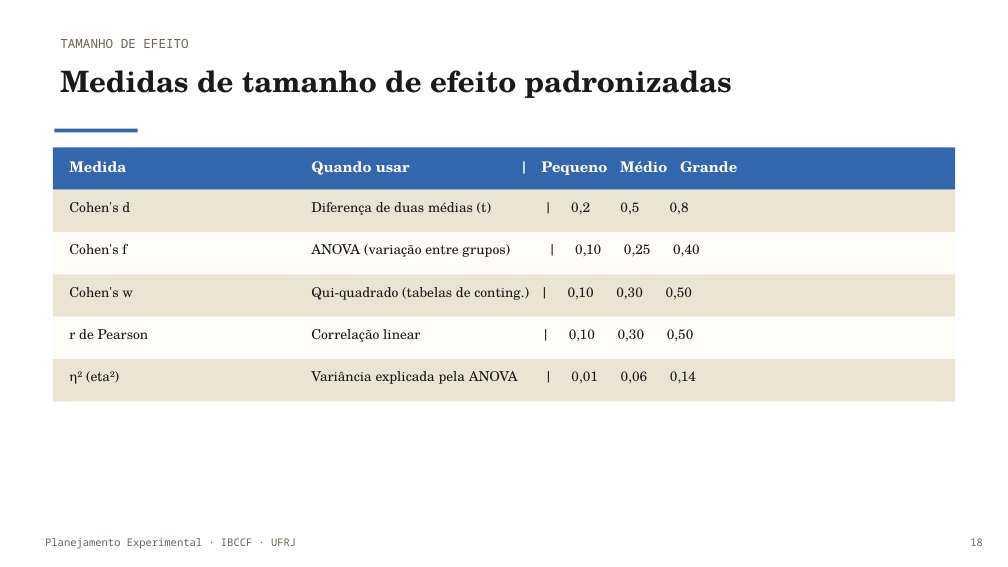
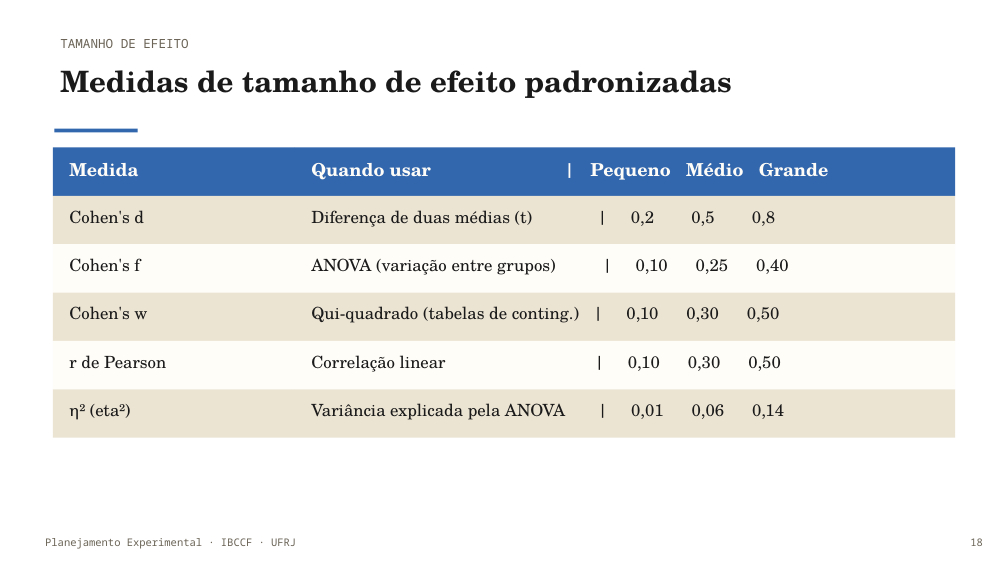
Before and after one commit to monteirotorres/biostat, a slide deck: slide 19 of planejamento_experimental_slides.pptx. Drawn at 1008x567 pixels with LibreOffice and Linux fonts; fonts in the diff are those of the drawing; background and template pictures are left out. Boxes give left, top, right and bottom in pixels: in the first picture for what was removed or moved away, otherwise in the second. Text is boxed around its words. In the diff, an @@ line names an element or a change of style, - is before the commit and + after.

```diff
--- a/planejamento_experimental_slides.pptx
+++ b/planejamento_experimental_slides.pptx
@@ rectangle resized from (x1=53, y1=147, x2=295, y2=190) to (x1=53, y1=147, x2=295, y2=196) @@
@@ rectangle resized from (x1=295, y1=147, x2=955, y2=190) to (x1=295, y1=147, x2=955, y2=196) @@
@@ text "Medida" at (x1=69, y1=163, x2=138, y2=177): size 14 to 17 pt @@
@@ text "Quando usar | Pequeno Médio ..." at (x1=311, y1=163, x2=829, y2=180): size 14 to 17 pt @@
@@ rectangle resized from (x1=53, y1=190, x2=295, y2=232) to (x1=53, y1=196, x2=295, y2=244) @@
@@ text "Cohen's d" moved from (x1=69, y1=202, x2=130, y2=212) to (x1=69, y1=210, x2=144, y2=224) @@
@@ rectangle resized from (x1=295, y1=190, x2=955, y2=232) to (x1=295, y1=196, x2=955, y2=244) @@
@@ text "Diferença de duas médias (t) ..." moved from (x1=311, y1=202, x2=689, y2=215) to (x1=311, y1=210, x2=775, y2=227) @@
@@ rectangle resized from (x1=53, y1=232, x2=295, y2=274) to (x1=53, y1=244, x2=295, y2=293) @@
@@ text "Cohen's f" moved from (x1=69, y1=244, x2=127, y2=254) to (x1=69, y1=258, x2=140, y2=272) @@
@@ rectangle resized from (x1=295, y1=232, x2=955, y2=274) to (x1=295, y1=244, x2=955, y2=293) @@
@@ text "ANOVA (variação entre grupos) | ..." moved from (x1=311, y1=244, x2=700, y2=257) to (x1=311, y1=258, x2=789, y2=275) @@
@@ rectangle resized from (x1=53, y1=274, x2=295, y2=317) to (x1=53, y1=293, x2=295, y2=341) @@
@@ text "Cohen's w" moved from (x1=69, y1=287, x2=133, y2=297) to (x1=69, y1=306, x2=147, y2=320) @@
@@ rectangle resized from (x1=295, y1=274, x2=955, y2=317) to (x1=295, y1=293, x2=955, y2=341) @@
@@ text "Qui-quadrado (tabelas de conting.) | ..." moved from (x1=311, y1=287, x2=693, y2=300) to (x1=311, y1=306, x2=780, y2=323) @@
@@ rectangle resized from (x1=53, y1=317, x2=295, y2=359) to (x1=53, y1=341, x2=295, y2=389) @@
@@ text "r de Pearson" moved from (x1=69, y1=329, x2=149, y2=339) to (x1=69, y1=355, x2=166, y2=369) @@
@@ rectangle resized from (x1=295, y1=317, x2=955, y2=359) to (x1=295, y1=341, x2=955, y2=389) @@
@@ text "Correlação linear | 0,10 0,30 ..." moved from (x1=311, y1=329, x2=694, y2=342) to (x1=311, y1=355, x2=781, y2=372) @@
@@ rectangle resized from (x1=53, y1=359, x2=295, y2=402) to (x1=53, y1=389, x2=295, y2=438) @@
@@ rectangle resized from (x1=295, y1=359, x2=955, y2=402) to (x1=295, y1=389, x2=955, y2=438) @@
@@ size 13 to 16 pt in 10 elements at (x1=311, y1=210, x2=775, y2=227), (x1=69, y1=210, x2=144, y2=224), (x1=311, y1=258, x2=789, y2=275), (x1=69, y1=258, x2=140, y2=272), (x1=311, y1=306, x2=780, y2=323), (x1=69, y1=306, x2=147, y2=320), (x1=311, y1=355, x2=781, y2=372), (x1=69, y1=355, x2=166, y2=369), (x1=311, y1=403, x2=784, y2=420), (x1=69, y1=404, x2=131, y2=420) @@
@@ text "η² (eta²)" moved from (x1=69, y1=371, x2=119, y2=384) to (x1=69, y1=404, x2=131, y2=420) @@
@@ text "Variância explicada pela ANOVA | ..." moved from (x1=311, y1=371, x2=696, y2=384) to (x1=311, y1=403, x2=784, y2=420) @@
```
Also in this commit, not shown: 8 other slides changed, 1 slide added, 3 slides removed, 7 other files.
